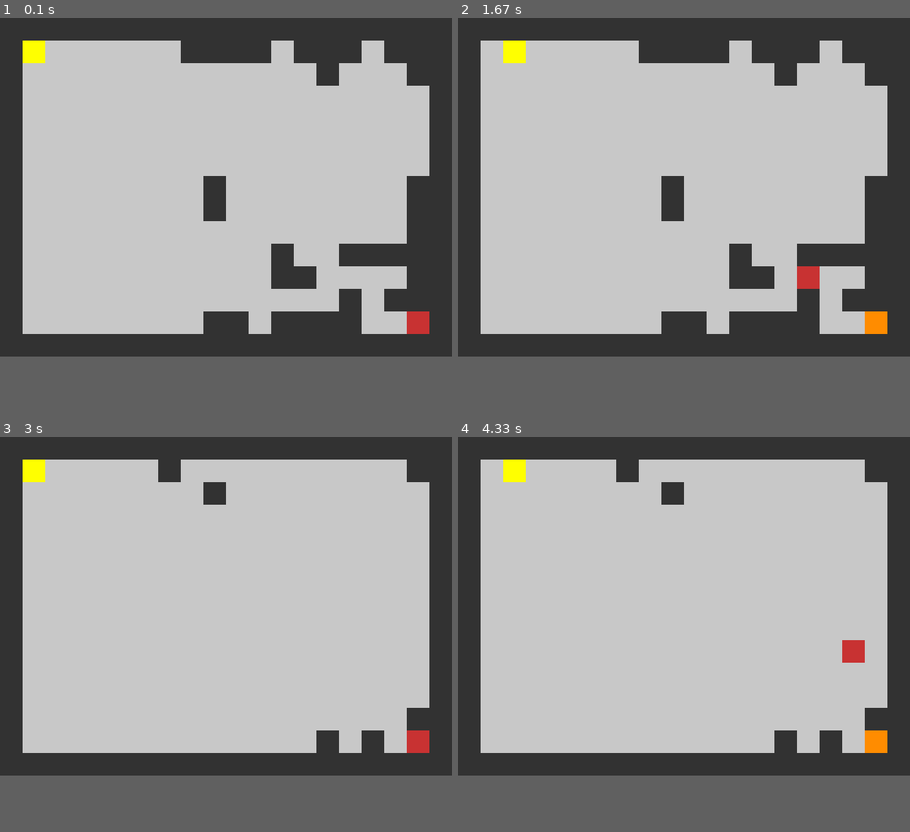
Above: before the commit, frames 1-4 (two rows, left to right).
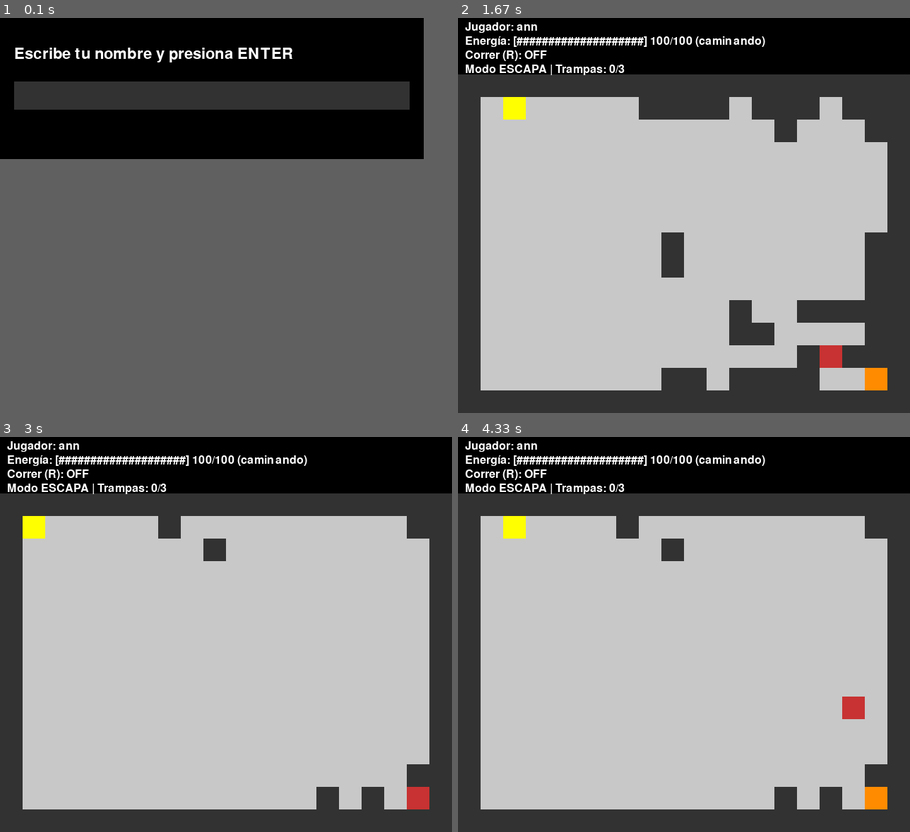
Above: after the commit, the same moments.

Repository: Job-Sandi-07/proyecto-laberinto
Game: pygame game, started from src/main.py
Same seed, same stepped clock (60 frames per second), same inputs: the game is played once before the commit and once after it.
Inputs:
- Up to frame 1 (0.1 s): no input
- Up to frame 2 (1.67 s): type "ann" at 0.33 s; tap Enter at 0.67 s; type "1 (at the terminal prompt)" at 0.7 s; hold T 0.88-1.35 s; hold Right 0.88-1.35 s
- Up to frame 3 (3 s): hold R 1.67-2.13 s; hold Right 1.67-2.13 s; hold Esc from 2.8 s (still down); hold Right from 2.8 s (still down); type "1 (at the terminal prompt)" at 2.9 s
- Up to frame 4 (4.33 s): release Esc at 3.27 s; release Right at 3.27 s; hold Right from 3.93 s (still down)
In our replay, in frame 1 the window is 640x480 before the commit and 600x200 after it. These sizes can differ from the game's own. Grey fills any space a smaller window leaves; there, only what the larger window draws over its background counts as a difference.

The runs differ from the first frame. In frame 1, 52% of the frame differs, in the area x 0-100%, y 0-86%; in frame 2, 38%; in frame 3, 33%; in frame 4, 34%.

Commit message:
HUD, correr, stamina y sistema de puntajes en un archivo Json

Diff:
--- a/src/main.py
+++ b/src/main.py
@@ -1,21 +1,49 @@
 import sys
 
-from src.ui import ejecutar_juego
+from src.ui import ejecutar_juego, pedir_nombre
 from src.entidades import MODO_ESCAPA, MODO_CAZADOR
+from src.puntuacion import obtener_top5
+
+
+def mostrar_puntajes() -> None:
+    print("=== TOP 5 - MODO ESCAPA ===")
+    top_escapa = obtener_top5(MODO_ESCAPA)
+    if not top_escapa:
+        print("Sin registros aún.")
+    else:
+        for i, entrada in enumerate(top_escapa, start=1):
+            print(f"{i}. {entrada['nombre']} - {entrada['puntaje']}")
+
+    print("\n=== TOP 5 - MODO CAZADOR ===")
+    top_cazador = obtener_top5(MODO_CAZADOR)
+    if not top_cazador:
+        print("Sin registros aún.")
+    else:
+        for i, entrada in enumerate(top_cazador, start=1):
+            print(f"{i}. {entrada['nombre']} - {entrada['puntaje']}")
+
+    input("\nEnter para volver al menú...")
 
 
 def main() -> None:
+    # Primero: pedir nombre en una ventana gráfica
+    nombre = pedir_nombre()
+
     while True:
         print("=== LABERINTO – PROYECTO II ===")
+        print(f"Jugador actual: {nombre}")
         print("1) Jugar Modo Escapa")
         print("2) Jugar Modo Cazador")
+        print("3) Ver puntajes")
         print("Q) Salir")
         opcion = input("Elige una opción: ").strip().lower()
 
         if opcion == "1":
-            ejecutar_juego(MODO_ESCAPA)
+            ejecutar_juego(MODO_ESCAPA, nombre)
         elif opcion == "2":
-            ejecutar_juego(MODO_CAZADOR)
+            ejecutar_juego(MODO_CAZADOR, nombre)
+        elif opcion == "3":
+            mostrar_puntajes()
         elif opcion == "q":
             print("¡Hasta luego!")
             sys.exit(0)
--- /dev/null
+++ b/src/puntajes.json
@@ -0,0 +1,13 @@
+{
+  "escapa": [
+    {
+      "nombre": "Job",
+      "puntaje": 376
+    },
+    {
+      "nombre": "Job",
+      "puntaje": 249
+    }
+  ],
+  "cazador": []
+}
--- a/src/puntuacion.py
+++ b/src/puntuacion.py
@@ -1,4 +1,13 @@
 # src/puntuacion.py
+
+import json
+import os
+from typing import Dict, List
+
+
+# -----------------------------
+#  Parte 1: cálculo de puntajes
+# -----------------------------
 
 PUNTOS_BASE_ESCAPA = 1000.0
 BONO_POR_TRAMPA = 15          # bono por enemigo eliminado con trampa
@@ -36,3 +45,84 @@
     """
     return (2 * PUNTOS_ENEMIGO_ESCAPADO * enemigos_atrapados
             - PUNTOS_ENEMIGO_ESCAPADO * enemigos_escapados)
+
+
+# ------------------------------------
+#  Parte 2: almacenamiento de Top 5
+# ------------------------------------
+
+# El JSON se guardará junto a este archivo
+RUTA_PUNTAJES = os.path.join(os.path.dirname(__file__), "puntajes.json")
+
+
+def _estructura_vacia() -> Dict[str, List[Dict[str, int]]]:
+    return {
+        "escapa": [],
+        "cazador": [],
+    }
+
+
+def cargar_puntajes() -> Dict[str, List[Dict[str, int]]]:
+    if not os.path.exists(RUTA_PUNTAJES):
+        return _estructura_vacia()
+
+    try:
+        with open(RUTA_PUNTAJES, "r", encoding="utf-8") as f:
+            datos = json.load(f)
+        # Asegurar claves
+        if "escapa" not in datos:
+            datos["escapa"] = []
+        if "cazador" not in datos:
+            datos["cazador"] = []
+        return datos
+    except (json.JSONDecodeError, OSError):
+        # Si el archivo está corrupto, empezamos de cero
+        return _estructura_vacia()
+
+
+def guardar_puntajes(datos: Dict[str, List[Dict[str, int]]]) -> None:
+    with open(RUTA_PUNTAJES, "w", encoding="utf-8") as f:
+        json.dump(datos, f, ensure_ascii=False, indent=2)
+
+
+def _clave_desde_modo(modo: str) -> str:
+    """
+    Recibe el modo como string (por ejemplo 'ESCAPA' o 'CAZADOR')
+    y devuelve la clave interna ('escapa' o 'cazador').
+    No importamos src.entidades para evitar imports circulares.
+    """
+    modo_upper = (modo or "").upper()
+    if "ESCAPA" in modo_upper:
+        return "escapa"
+    if "CAZADOR" in modo_upper:
+        return "cazador"
+    # por defecto
+    return "escapa"
+
+
+def registrar_puntaje(modo: str, nombre: str, puntaje: int) -> None:
+    """
+    Agrega un puntaje al Top 5 del modo dado (Escapa o Cazador).
+    Mantiene solo los 5 mejores puntajes.
+    """
+    datos = cargar_puntajes()
+
+    clave = _clave_desde_modo(modo)
+    lista = datos.get(clave, [])
+    lista.append({"nombre": nombre, "puntaje": int(puntaje)})
+
+    # Ordenar de mayor a menor puntaje y limitar a 5
+    lista.sort(key=lambda x: x["puntaje"], reverse=True)
+    datos[clave] = lista[:5]
+
+    guardar_puntajes(datos)
+
+
+def obtener_top5(modo: str) -> List[Dict[str, int]]:
+    """
+    Devuelve la lista Top 5 del modo dado.
+    Cada elemento es un dict: {"nombre": str, "puntaje": int}
+    """
+    datos = cargar_puntajes()
+    clave = _clave_desde_modo(modo)
+    return datos.get(clave, [])
--- a/src/ui/__init__.py
+++ b/src/ui/__init__.py
@@ -1,3 +1,3 @@
 from .pygame_ui import ejecutar_juego
-
-__all__ = ["ejecutar_juego"]
+from .registro import pedir_nombre
+__all__ = ["ejecutar_juego", "pedir_nombre"]
--- a/src/ui/pygame_ui.py
+++ b/src/ui/pygame_ui.py
@@ -1,19 +1,23 @@
-from typing import List, Tuple
+from typing import List, Tuple, Optional
 import random
 
 import pygame
 
 from src.mapa import generar_mapa
 from src.mapa.mapa import Mapa
-from src.puntuacion import calcular_puntaje_escapa
 from src.mapa.casillas import COD_CAMINO, COD_MURO, COD_TUNEL, COD_LIANA
 from src.entidades import Enemigo, Jugador, MODO_ESCAPA, MODO_CAZADOR, Trampa
-
-
-# ----- Configuración visual -----
-TAM_CELDA = 32  # tamaño de cada casilla en píxeles
-FPS = 10        # frames por segundo
-
+from src.puntuacion import (
+    calcular_puntaje_escapa,
+    calcular_puntaje_cazador,
+    registrar_puntaje,
+)
+
+# ------------------ Configuración visual ------------------
+
+TAM_CELDA = 32          # tamaño de cada casilla
+FPS = 10                # frames por segundo
+ALTURA_HUD = 80         # banda superior para HUD
 
 # Colores (R, G, B)
 COLOR_FONDO = (0, 0, 0)
@@ -25,32 +29,38 @@
 COLOR_ENEMIGO = (200, 50, 50)
 COLOR_SALIDA = (255, 140, 0)
 COLOR_TRAMPA = (255, 0, 255)  # morado para trampas
-
-
-# ----- Configuración de trampas -----
+COLOR_TEXTO = (255, 255, 255)
+
+# Trampas
 MAX_TRAMPAS_ACTIVAS = 3
-COOLDOWN_TRAMPA = 5.0             # segundos entre colocaciones
-RESPAWN_ENEMIGO_TRAMPA = 10.0     # segundos para respawn de enemigos muertos por trampa
-
-
+COOLDOWN_TRAMPA = 5.0           # segundos entre trampas
+RESPAWN_ENEMIGO_TRAMPA = 10.0   # respawn de enemigos muertos por trampa
+
+
+# ----------------------------------------------------------
+# Dibujo del mapa (en la parte de abajo, debajo del HUD)
+# ----------------------------------------------------------
 def _dibujar_mapa(
     pantalla: pygame.Surface,
     mapa: Mapa,
+    offset_y: int,
     pos_jugador: Tuple[int, int],
     posiciones_enemigos: List[Tuple[int, int]],
     posiciones_trampas: List[Tuple[int, int]],
 ) -> None:
-    pantalla.fill(COLOR_FONDO)
-
     enemigos_set = set(posiciones_enemigos)
     trampas_set = set(posiciones_trampas)
 
     for y in range(mapa.alto):
         for x in range(mapa.ancho):
             casilla = mapa.obtener_casilla(x, y)
-            rect = pygame.Rect(x * TAM_CELDA, y * TAM_CELDA, TAM_CELDA, TAM_CELDA)
-
-            # Elegir color según tipo de casilla
+            rect = pygame.Rect(
+                x * TAM_CELDA,
+                offset_y + y * TAM_CELDA,
+                TAM_CELDA,
+                TAM_CELDA,
+            )
+
             if casilla.codigo == COD_CAMINO:
                 color = COLOR_CAMINO
             elif casilla.codigo == COD_MURO:
@@ -64,50 +74,73 @@
 
             pygame.draw.rect(pantalla, color, rect)
 
-    # Dibujar salida
+    # Salida
     sx, sy = mapa.salida
-    rect_salida = pygame.Rect(sx * TAM_CELDA, sy * TAM_CELDA, TAM_CELDA, TAM_CELDA)
+    rect_salida = pygame.Rect(
+        sx * TAM_CELDA,
+        offset_y + sy * TAM_CELDA,
+        TAM_CELDA,
+        TAM_CELDA,
+    )
     pygame.draw.rect(pantalla, COLOR_SALIDA, rect_salida)
 
-    # Dibujar trampas
+    # Trampas
     for tx, ty in trampas_set:
-        rect_trampa = pygame.Rect(tx * TAM_CELDA, ty * TAM_CELDA, TAM_CELDA, TAM_CELDA)
+        rect_trampa = pygame.Rect(
+            tx * TAM_CELDA,
+            offset_y + ty * TAM_CELDA,
+            TAM_CELDA,
+            TAM_CELDA,
+        )
         pygame.draw.rect(pantalla, COLOR_TRAMPA, rect_trampa)
 
-    # Dibujar jugador
+    # Jugador
     jx, jy = pos_jugador
-    rect_jugador = pygame.Rect(jx * TAM_CELDA, jy * TAM_CELDA, TAM_CELDA, TAM_CELDA)
+    rect_jugador = pygame.Rect(
+        jx * TAM_CELDA,
+        offset_y + jy * TAM_CELDA,
+        TAM_CELDA,
+        TAM_CELDA,
+    )
     pygame.draw.rect(pantalla, COLOR_JUGADOR, rect_jugador)
 
-    # Dibujar enemigos
+    # Enemigos
     for ex, ey in enemigos_set:
-        rect_enemigo = pygame.Rect(ex * TAM_CELDA, ey * TAM_CELDA, TAM_CELDA, TAM_CELDA)
+        rect_enemigo = pygame.Rect(
+            ex * TAM_CELDA,
+            offset_y + ey * TAM_CELDA,
+            TAM_CELDA,
+            TAM_CELDA,
+        )
         pygame.draw.rect(pantalla, COLOR_ENEMIGO, rect_enemigo)
 
 
-def ejecutar_juego(modo: str = MODO_ESCAPA) -> None:
-    """
-    Inicia una partida con interfaz gráfica simple.
-
-    modo:
-        - MODO_ESCAPA: los enemigos persiguen al jugador.
-        - MODO_CAZADOR: los enemigos huyen del jugador.
-    """
+# ----------------------------------------------------------
+# Lógica principal del juego (con HUD, correr y puntajes)
+# ----------------------------------------------------------
+def ejecutar_juego(
+    modo: str = MODO_ESCAPA,
+    nombre_jugador: Optional[str] = None,
+) -> None:
     pygame.init()
 
     # Generar mapa
     ancho, alto = 20, 15
     mapa: Mapa = generar_mapa(ancho, alto)
 
-    # Crear ventana
-    pantalla = pygame.display.set_mode((mapa.ancho * TAM_CELDA, mapa.alto * TAM_CELDA))
+    # Ventana: alto del mapa + banda HUD arriba
+    ancho_px = mapa.ancho * TAM_CELDA
+    alto_px = ALTURA_HUD + mapa.alto * TAM_CELDA
+    pantalla = pygame.display.set_mode((ancho_px, alto_px))
     pygame.display.set_caption(f"Laberinto - Modo {modo.upper()}")
 
     reloj = pygame.time.Clock()
-
+    fuente_hud = pygame.font.SysFont(None, 24)
+
+    # Tiempo de inicio
     tiempo_inicio = pygame.time.get_ticks() / 1000.0
 
-    # Crear jugador y enemigos
+    # Jugador y enemigos
     jx, jy = mapa.inicio_jugador
     jugador = Jugador(x=jx, y=jy)
 
@@ -116,31 +149,43 @@
     for _ in range(3):
         enemigos.append(Enemigo(sx, sy))
 
-    # Trampas
+    # Trampas (modo Escapa)
     trampas: List[Trampa] = []
-    ultima_trampa = 0.0  # tiempo en segundos
+    ultima_trampa = 0.0
     enemigos_matados_trampa = 0
+
+    # Contadores modo Cazador
+    enemigos_atrapados = 0
+    enemigos_escapados = 0
 
     ejecutando = True
     frame = 0
 
     while ejecutando:
-        # Tiempo actual en segundos
         frame += 1
         tiempo_actual = pygame.time.get_ticks() / 1000.0
 
-        # ----- Manejo de eventos -----
+        # ---------------- Eventos ----------------
         for evento in pygame.event.get():
             if evento.type == pygame.QUIT:
                 ejecutando = False
             elif evento.type == pygame.KEYDOWN:
                 if evento.key == pygame.K_ESCAPE:
                     ejecutando = False
+
+                # R = correr ON/OFF
+                elif evento.key == pygame.K_r:
+                    if getattr(jugador, "corriendo", False):
+                        jugador.detener_correr()
+                    else:
+                        if not jugador.iniciar_correr():
+                            print("No tienes suficiente energía para correr.")
+
                 else:
                     # Movimiento del jugador
                     _manejar_tecla_movimiento(evento.key, mapa, jugador)
 
-                    # Colocar trampa solo en MODO_ESCAPA
+                    # T = colocar trampa (solo Escapa)
                     if modo == MODO_ESCAPA and evento.key == pygame.K_t:
                         if _intentar_colocar_trampa(
                             jugador,
@@ -151,17 +196,13 @@
                         ):
                             ultima_trampa = tiempo_actual
 
-        # ----- Actualizar enemigos -----
-               # ----- Actualizar enemigos (más lentos) -----
-        # Solo se mueven cada 3 frames (puedes ajustar)
-        MOVER_CADA = 3
-
+        # ---------------- Enemigos ----------------
+        MOVER_CADA = 3  # enemigos más lentos que el jugador
         if frame % MOVER_CADA == 0:
             for enemigo in enemigos:
                 enemigo.actualizar(mapa, jugador.posicion(), modo)
 
-
-        # ----- Trampas: matar enemigos que las pisen -----
+        # Trampas matan enemigos (Escapa)
         trampas_restantes: List[Trampa] = []
         for trampa in trampas:
             trampa_ocupo_enemigo = False
@@ -174,62 +215,142 @@
                 trampas_restantes.append(trampa)
         trampas = trampas_restantes
 
-        # ----- Respawn de enemigos muertos por trampas -----
+        # Respawn de enemigos muertos
         for enemigo in enemigos:
             if enemigo.listo_para_respawn(tiempo_actual, RESPAWN_ENEMIGO_TRAMPA):
                 ex, ey = _buscar_posicion_valida_enemigo(mapa)
                 enemigo.respawnear((ex, ey))
 
-        # ----- Comprobar condiciones sencillas de fin -----
-        if modo == MODO_ESCAPA and jugador.posicion() == mapa.salida:
-                 tiempo_fin = tiempo_actual
-                 duracion = tiempo_fin - tiempo_inicio
-
-                 puntaje = calcular_puntaje_escapa(
+        # ---------------- Reglas de fin ----------------
+        if modo == MODO_ESCAPA:
+            # Victoria
+            if jugador.posicion() == mapa.salida:
+                tiempo_fin = tiempo_actual
+                duracion = tiempo_fin - tiempo_inicio
+
+                puntaje = calcular_puntaje_escapa(
                     duracion_segundos=duracion,
                     num_enemigos=len(enemigos),
-                    factor_dificultad=1.0,        # luego lo ligamos a niveles
+                    factor_dificultad=1.0,
                     enemigos_eliminados_trampa=enemigos_matados_trampa,
-                    )
-
-                 print("¡Has escapado del laberinto!")
-                 print(f"Tiempo: {duracion:.1f} s")
-                 print(f"Enemigos muertos por trampa: {enemigos_matados_trampa}")
-                 print(f"Puntaje total (modo Escapa): {puntaje}")
-                 ejecutando = False
-
-
-        if any(enemigo.posicion == jugador.posicion() for enemigo in enemigos):
-            if modo == MODO_ESCAPA:
-                print("Te ha atrapado un cazador. Game Over.")
-            else:
-                print("Te encontraste con un enemigo (aquí puedes definir la regla).")
-            ejecutando = False
-
-        # ----- Dibujar -----
+                )
+
+                print("🎉 ¡Has escapado del laberinto! (Modo Escapa)")
+                if nombre_jugador:
+                    print(f"Jugador: {nombre_jugador}")
+                print(f"Tiempo: {duracion:.1f} s")
+                print(f"Enemigos muertos por trampa: {enemigos_matados_trampa}")
+                print(f"Puntaje total (modo Escapa): {puntaje}")
+
+                if nombre_jugador:
+                    registrar_puntaje(MODO_ESCAPA, nombre_jugador, puntaje)
+
+                ejecutando = False
+
+            # Derrota
+            elif any(enemigo.posicion == jugador.posicion() for enemigo in enemigos):
+                print("💀 Te ha atrapado un cazador. Game Over (Modo Escapa).")
+                if nombre_jugador:
+                    print(f"Jugador: {nombre_jugador}")
+                ejecutando = False
+
+        elif modo == MODO_CAZADOR:
+            # Jugador atrapa enemigos
+            for enemigo in enemigos:
+                if enemigo.vivo and enemigo.posicion == jugador.posicion():
+                    enemigos_atrapados += 1
+                    ex, ey = _buscar_posicion_valida_enemigo(mapa)
+                    enemigo.respawnear((ex, ey))
+
+            # Enemigos que llegan a la salida -> escaparon
+            for enemigo in enemigos:
+                if enemigo.vivo and enemigo.posicion == mapa.salida:
+                    enemigos_escapados += 1
+                    ex, ey = _buscar_posicion_valida_enemigo(mapa)
+                    enemigo.respawnear((ex, ey))
+
+            puntaje = calcular_puntaje_cazador(
+                enemigos_atrapados, enemigos_escapados
+            )
+
+            if puntaje <= -200:
+                print("💀 Has perdido demasiados enemigos. Fin de la partida (Modo Cazador).")
+                if nombre_jugador:
+                    print(f"Jugador: {nombre_jugador}")
+                    registrar_puntaje(MODO_CAZADOR, nombre_jugador, puntaje)
+                print(f"Enemigos atrapados: {enemigos_atrapados}")
+                print(f"Enemigos escapados: {enemigos_escapados}")
+                print(f"Puntaje final (modo Cazador): {puntaje}")
+                ejecutando = False
+
+        # ---------------- Dibujo (mapa + HUD) ----------------
+        pantalla.fill(COLOR_FONDO)
+
         posiciones_enemigos = [e.posicion for e in enemigos]
-        # OJO: aquí usamos t.posicion() para obtener (x, y)
         posiciones_trampas = [t.posicion() for t in trampas]
 
         _dibujar_mapa(
             pantalla,
             mapa,
+            ALTURA_HUD,
             jugador.posicion(),
             posiciones_enemigos,
             posiciones_trampas,
         )
+
+        # HUD en la banda superior
+        hud_y = 5
+
+        if nombre_jugador:
+            texto = fuente_hud.render(f"Jugador: {nombre_jugador}", True, COLOR_TEXTO)
+            pantalla.blit(texto, (10, hud_y))
+            hud_y += 20
+
+        # Energía del jugador
+        try:
+            barra_energia = jugador.obtener_barra_energia()
+        except AttributeError:
+            barra_energia = "N/A"
+        texto = fuente_hud.render(f"Energía: {barra_energia}", True, COLOR_TEXTO)
+        pantalla.blit(texto, (10, hud_y))
+        hud_y += 20
+
+        # Estado de correr
+        estado_corriendo = "ON" if getattr(jugador, "corriendo", False) else "OFF"
+        texto = fuente_hud.render("Correr (R): " + estado_corriendo, True, COLOR_TEXTO)
+        pantalla.blit(texto, (10, hud_y))
+        hud_y += 20
+
+        # Info por modo
+        if modo == MODO_ESCAPA:
+            texto = fuente_hud.render(
+                f"Modo ESCAPA | Trampas: {len(trampas)}/{MAX_TRAMPAS_ACTIVAS}",
+                True,
+                COLOR_TEXTO,
+            )
+            pantalla.blit(texto, (10, hud_y))
+        elif modo == MODO_CAZADOR:
+            puntaje_actual = calcular_puntaje_cazador(
+                enemigos_atrapados, enemigos_escapados
+            )
+            texto = fuente_hud.render(
+                f"Modo CAZADOR | Atr: {enemigos_atrapados}  "
+                f"Esc: {enemigos_escapados}  Pts: {puntaje_actual}",
+                True,
+                COLOR_TEXTO,
+            )
+            pantalla.blit(texto, (10, hud_y))
+
         pygame.display.flip()
-
         reloj.tick(FPS)
 
-    pygame.quit()  # volvemos al menú de main.py
-
-
+    pygame.quit()
+
+
+# ----------------------------------------------------------
+# Funciones auxiliares
+# ----------------------------------------------------------
 def _manejar_tecla_movimiento(tecla: int, mapa: Mapa, jugador: Jugador) -> None:
-    """
-    Traduce teclas a movimiento del jugador.
-    Por ahora: flechas o WASD, usando Jugador.mover(dx, dy, mapa).
-    """
     dx, dy = 0, 0
     if tecla in (pygame.K_UP, pygame.K_w):
         dy = -1
@@ -245,19 +366,12 @@
 
 
 def _buscar_posicion_valida_enemigo(mapa: Mapa) -> Tuple[int, int]:
-    """
-    Devuelve una posición válida para respawn de enemigos:
-    - No es muro
-    - Es transitable para enemigo
-    - No es inicio del jugador ni salida
-    """
     while True:
         ex = random.randint(0, mapa.ancho - 1)
         ey = random.randint(0, mapa.alto - 1)
 
         if (ex, ey) == mapa.inicio_jugador or (ex, ey) == mapa.salida:
             continue
-
         if not mapa.es_transitable_por_enemigo(ex, ey):
             continue
 
@@ -271,13 +385,6 @@
     tiempo_actual: float,
     ultima_trampa: float,
 ) -> bool:
-    """
-    Intenta colocar una trampa en la posición actual del jugador
-    respetando:
-      - Máximo de trampas activas
-      - Cooldown entre colocaciones
-    Devuelve True si se colocó, False si no.
-    """
     if len(trampas) >= MAX_TRAMPAS_ACTIVAS:
         print("Ya tienes el máximo de trampas activas.")
         return False
@@ -289,12 +396,10 @@
 
     tx, ty = jugador.posicion()
 
-    # No poner trampa donde no puede estar el jugador (por seguridad)
     if not mapa.es_transitable_por_jugador(tx, ty):
         print("No puedes colocar una trampa aquí.")
         return False
 
-    # Evitar duplicar trampa en la misma casilla
     if any(t.posicion() == (tx, ty) for t in trampas):
         print("Ya hay una trampa en esta casilla.")
         return False
--- /dev/null
+++ b/src/ui/registro.py
@@ -0,0 +1,63 @@
+import pygame
+
+
+ANCHO_VENTANA = 600
+ALTO_VENTANA = 200
+COLOR_FONDO = (0, 0, 0)
+COLOR_TEXTO = (255, 255, 255)
+COLOR_CAJA = (50, 50, 50)
+
+
+def pedir_nombre() -> str:
+
+    pygame.init()
+    pantalla = pygame.display.set_mode((ANCHO_VENTANA, ALTO_VENTANA))
+    pygame.display.set_caption("Registro de jugador")
+
+    fuente = pygame.font.SysFont(None, 32)
+    reloj = pygame.time.Clock()
+
+    nombre = ""
+    terminado = False
+
+    while not terminado:
+        for evento in pygame.event.get():
+            if evento.type == pygame.QUIT:
+                terminado = True
+            elif evento.type == pygame.KEYDOWN:
+                if evento.key == pygame.K_RETURN:
+
+                    if nombre.strip():
+                        terminado = True
+                    else:
+
+                        pass
+                elif evento.key == pygame.K_BACKSPACE:
+                    nombre = nombre[:-1]
+                else:
+                    # Agregar carácter
+                    nombre += evento.unicode
+
+        # Dibujar
+        pantalla.fill(COLOR_FONDO)
+
+        texto_titulo = fuente.render("Escribe tu nombre y presiona ENTER", True, COLOR_TEXTO)
+        pantalla.blit(texto_titulo, (20, 40))
+
+        # Caja
+        caja_rect = pygame.Rect(20, 90, ANCHO_VENTANA - 40, 40)
+        pygame.draw.rect(pantalla, COLOR_CAJA, caja_rect)
+
+        texto_nombre = fuente.render(nombre, True, COLOR_TEXTO)
+        pantalla.blit(texto_nombre, (caja_rect.x + 10, caja_rect.y + 8))
+
+        pygame.display.flip()
+        reloj.tick(30)
+
+    pygame.quit()
+
+    nombre_final = nombre.strip()
+    if not nombre_final:
+        nombre_final = "Jugador"
+
+    return nombre_final
